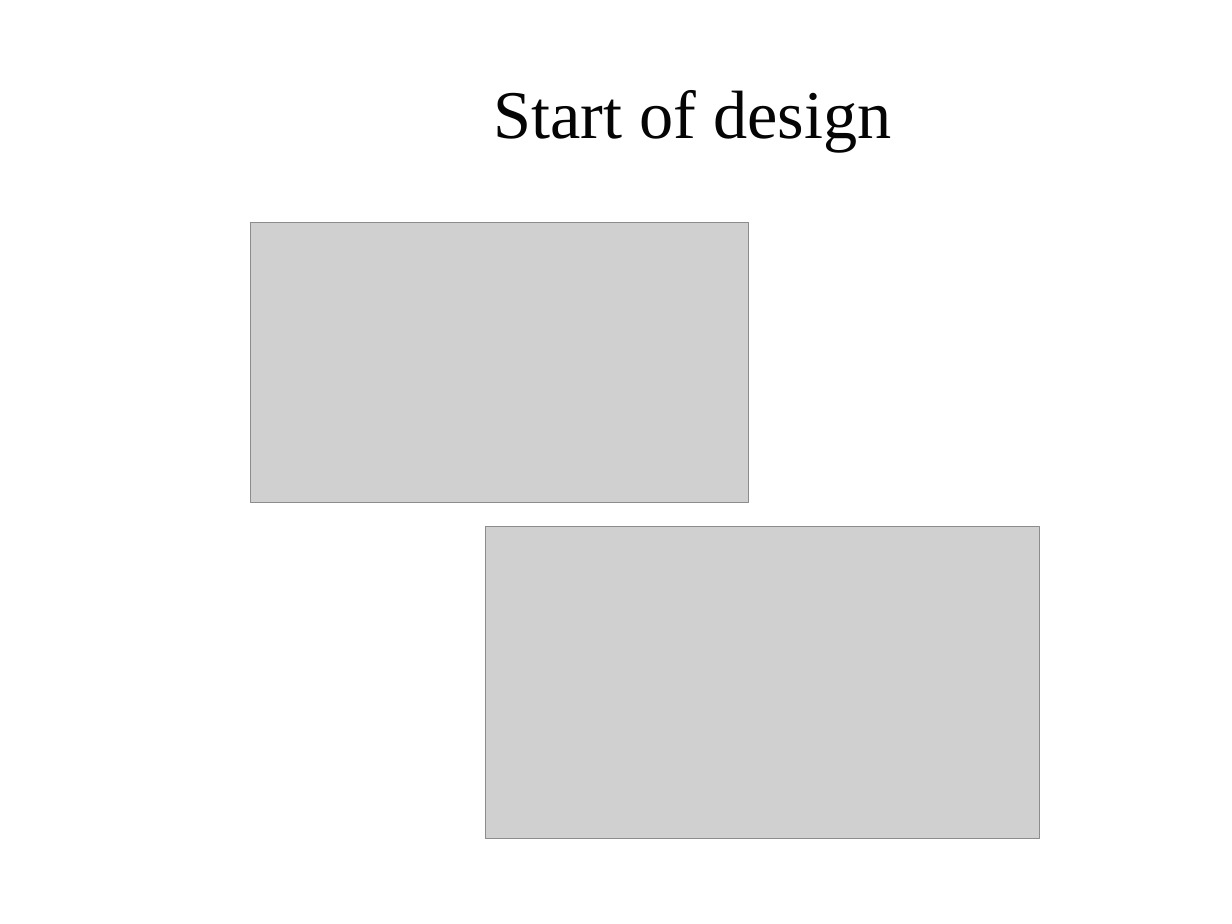
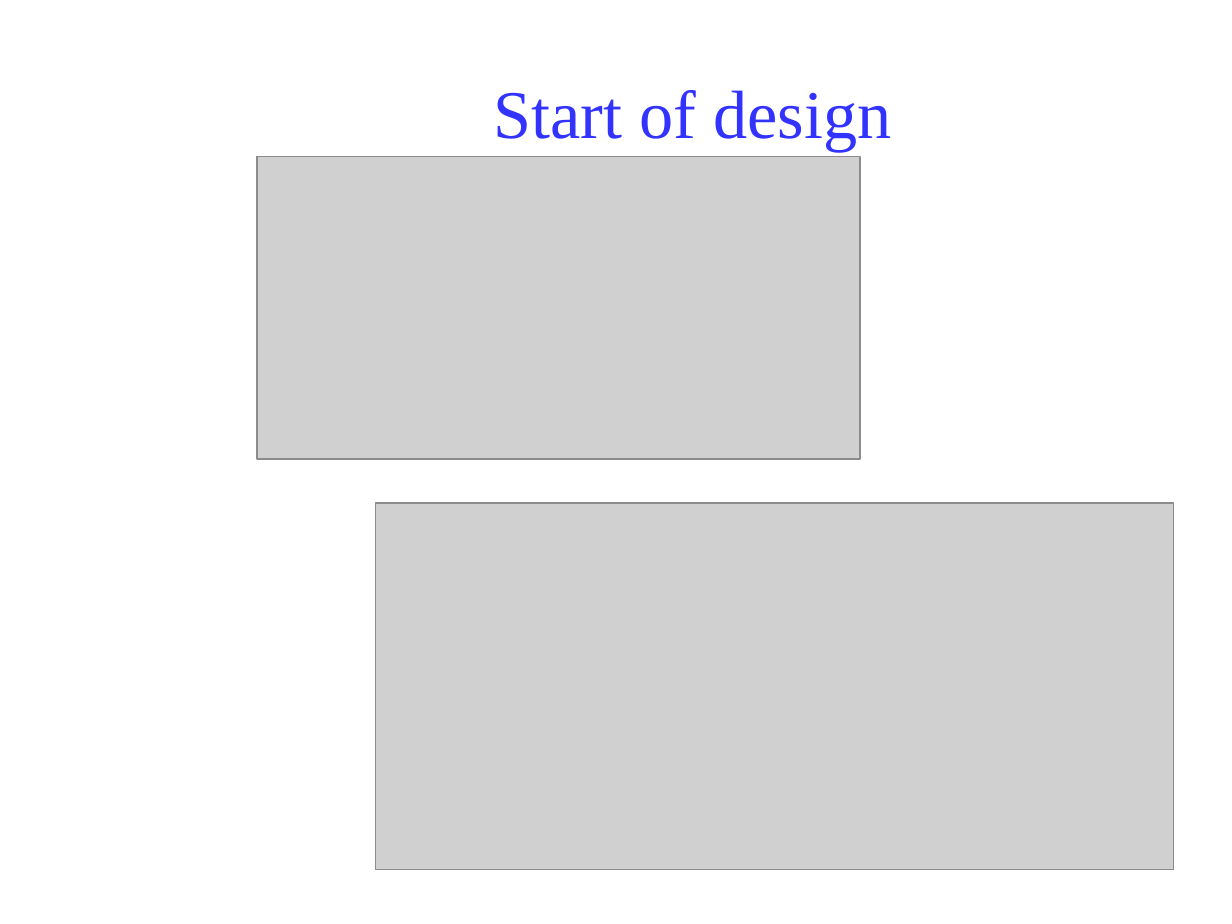
Before and after one commit to Klarala13/collectivity, a slide deck: slide 9 of Presentation/collectivity.odp. Drawn at 1232x924 pixels with LibreOffice and Linux fonts; fonts in the diff are those of the drawing; grey boxes stand for pictures; background and template pictures are left out. Boxes give left, top, right and bottom in pixels: in the first picture for what was removed or moved away, otherwise in the second. Text is boxed around its words. In the diff, an @@ line names an element or a change of style, - is before the commit and + after.

```diff
--- a/Presentation/collectivity.odp
+++ b/Presentation/collectivity.odp
@@ title "Start of design" at box(494, 90, 891, 152): text colour #050505 to #3333FF @@
@@ picture: place and size @@
-picture at box(250, 222, 749, 503)
+picture at box(257, 157, 861, 459)
@@ picture: place and size @@
-picture at box(485, 527, 1040, 838)
+picture at box(376, 503, 1174, 870)
```
Also in this commit, not shown: 3 other slides changed, 1 slide added, 1 other file.
